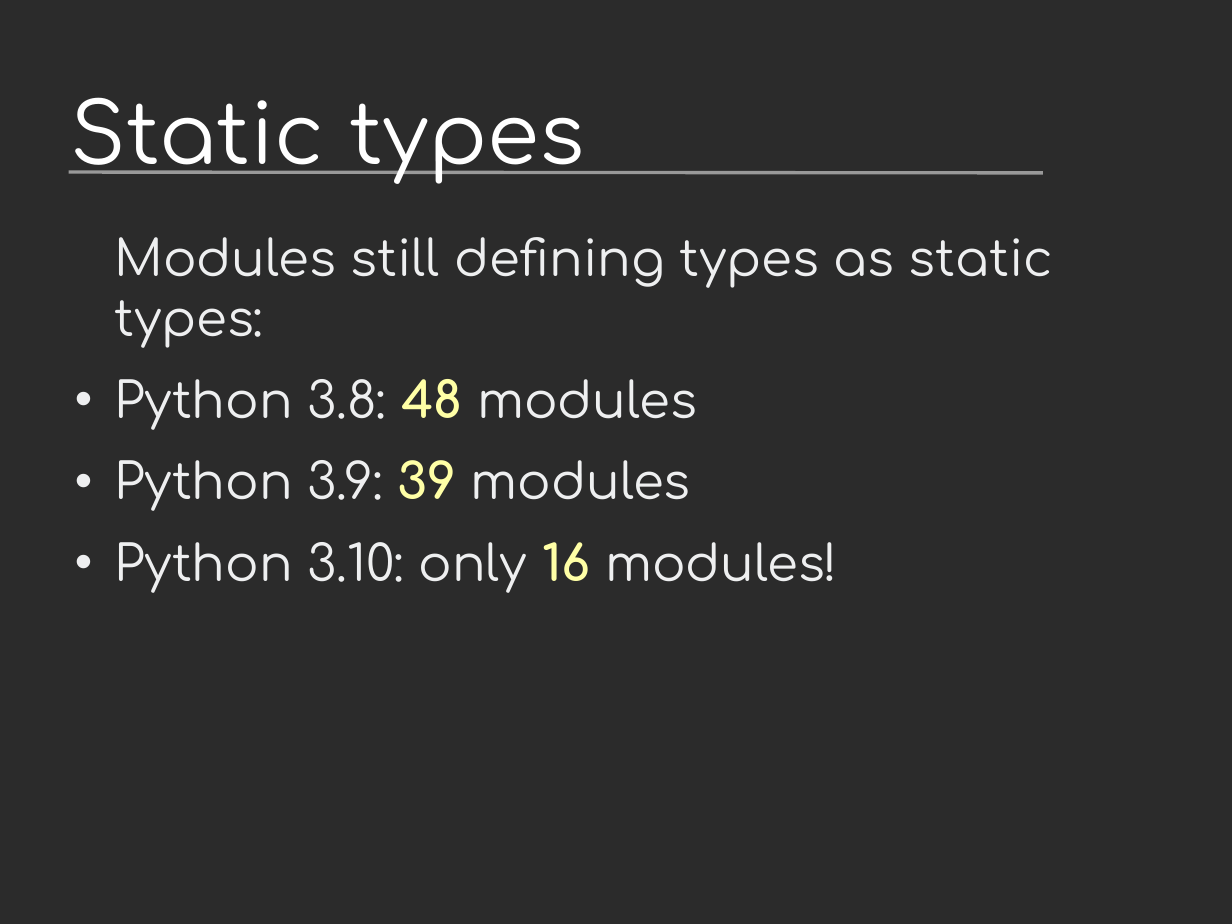
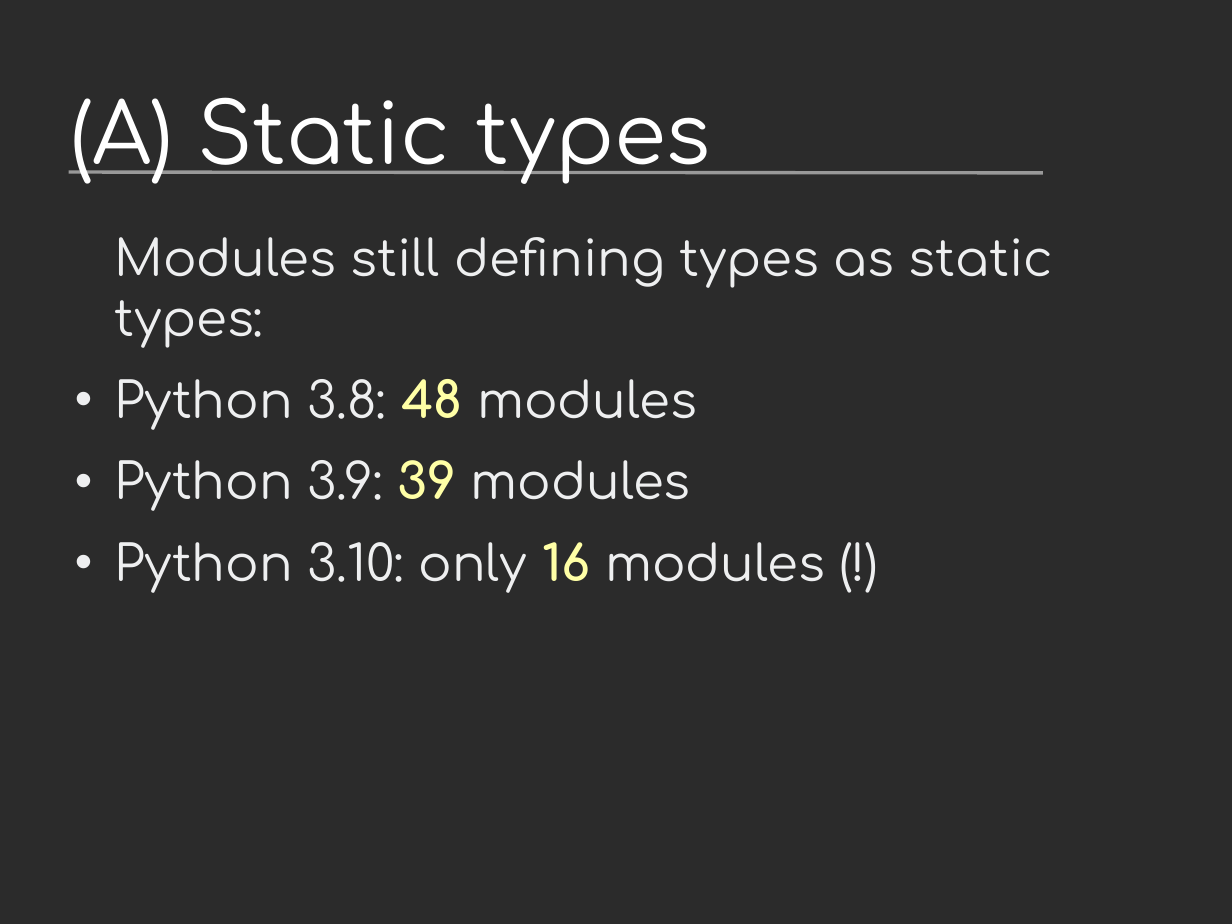
Before and after one commit to vstinner/talks, a slide deck: slide 17 of 2021-PyconUS/subinterpreters.odp (slide 16 before the commit). Drawn at 1232x924 pixels with LibreOffice and Linux fonts; fonts in the diff are those of the drawing; background and template pictures are left out; a plain dark background stands for a picture behind light text. Boxes give left, top, right and bottom in pixels: in the first picture for what was removed or moved away, otherwise in the second. Text is boxed around its words. In the diff, an @@ line names an element or a change of style, - is before the commit and + after.

```diff
--- a/2021-PyconUS/subinterpreters.odp
+++ b/2021-PyconUS/subinterpreters.odp
@@ title at bbox=[71, 97, 711, 184]: text changed @@
-Static types
+(A) Static types
@@ text at bbox=[114, 542, 825, 593]: text changed @@
-• Python 3.10: only 16 modules!
+• Python 3.10: only 16 modules (!)
```
Also in this commit, not shown: 28 other slides changed, 3 slides added, 2 other files.
